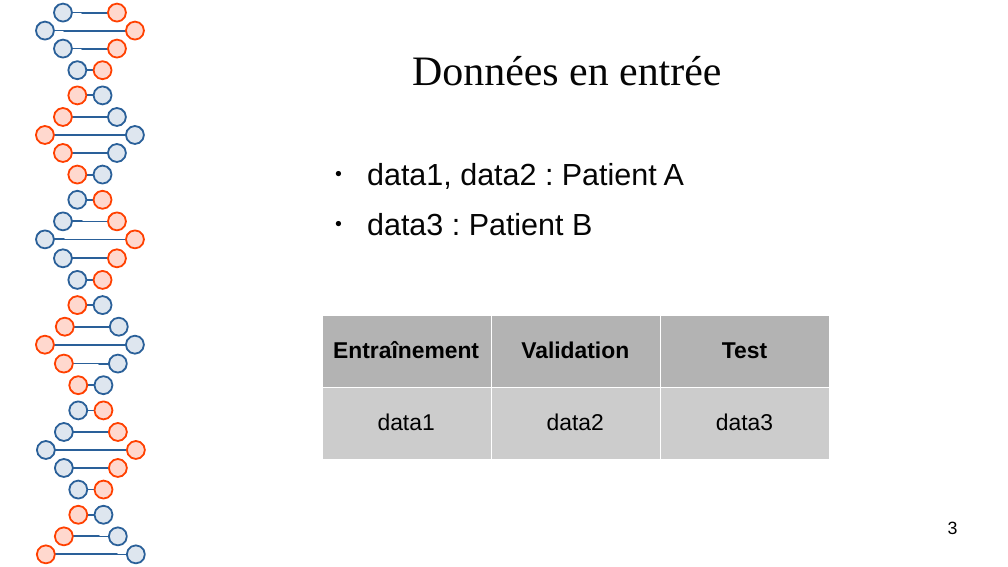
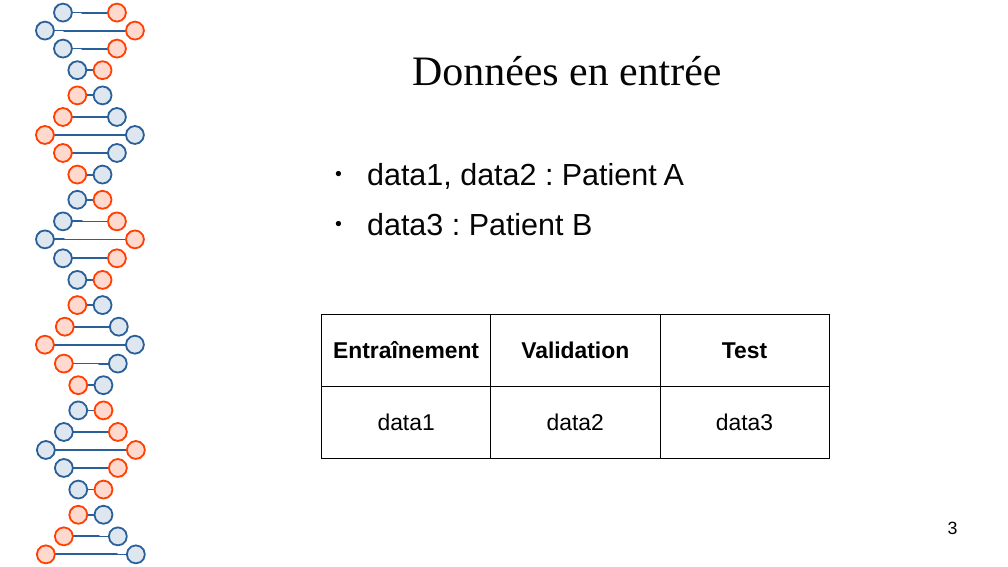
Before and after one commit to Polytech-E2I/data-processing, a slide deck: slide 3 of Projet1/report.odp. Drawn at 1008x567 pixels with LibreOffice and Linux fonts; fonts in the diff are those of the drawing. Boxes give left, top, right and bottom in pixels: in the first picture for what was removed or moved away, otherwise in the second. Text is boxed around its words. In the diff, an @@ line names an element or a change of style, - is before the commit and + after.

```diff
--- a/Projet1/report.odp
+++ b/Projet1/report.odp
@@ table at [322, 315, 830, 458] @@
@@ fill #B3B3B3 to none in row 1 @@
@@ fill #CCCCCC to none in row 2 @@
@@ borders changed @@
```
Also in this commit, not shown: 1 other slide changed, 3 slides added, 2 other files.
